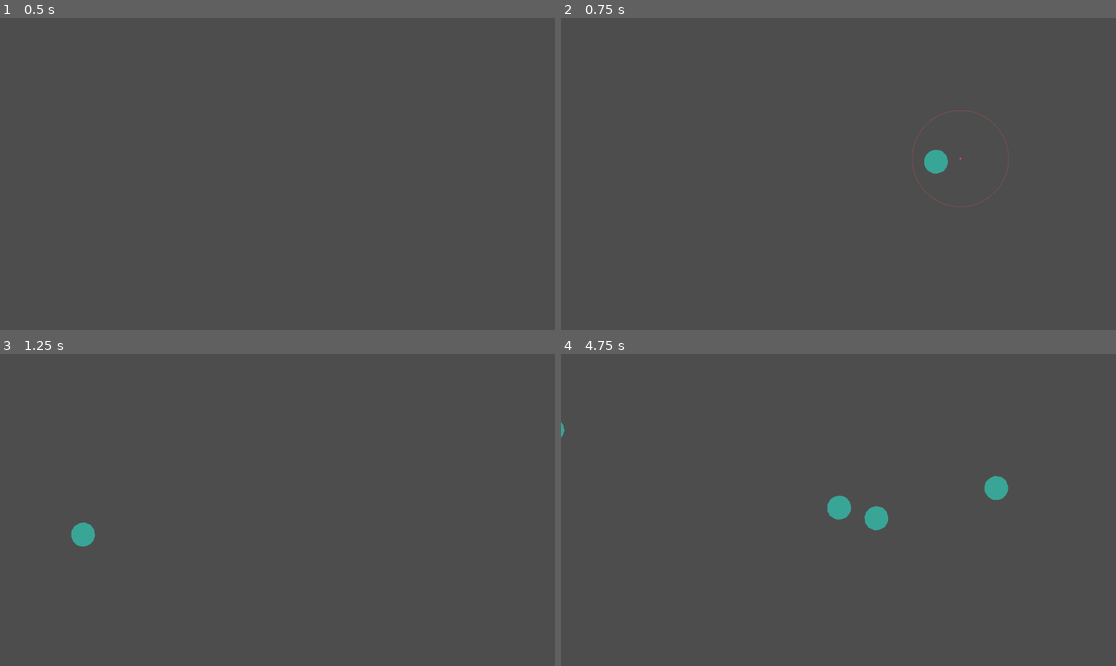
Above: before the commit, frames 1-4 (two rows, left to right).
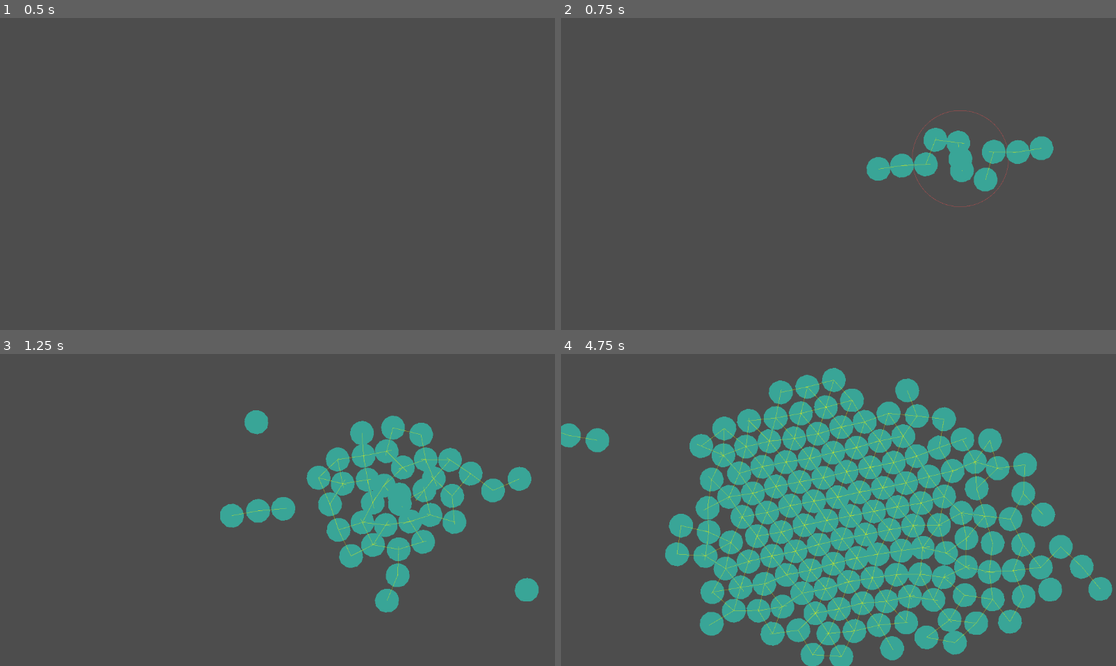
Above: after the commit, the same moments.

Repository: aeriab/testing-joints
Game: Godot game, scene res://game.tscn
The game is run twice, just before and just after one commit, with the same random seed, the same clock (stepped at 60 frames per second) and the same inputs.
Inputs (mouse positions are in pixels of both pictures, inside the frame that each line leads up to):
- Up to frame 1 (0.5 s): no input
- Up to frame 2 (0.75 s): tap Enter at 0.5 s; move the mouse to (960, 158) at 0.52 s; hold T (spawn) from 0.53 s (still down); click (960, 158) at 0.67 s
- Up to frame 3 (1.25 s): keep holding T (spawn)
- Up to frame 4 (4.75 s): move the mouse to (727, 525) at 1.27 s; release T (spawn) at 1.28 s; tap T (spawn) at 1.35, 2.85, 4.35 s; click (727, 525) at 1.42 s; move the mouse to (894, 441) at 2.02 s; hold T (spawn) 2.03-2.78 s; click (894, 441) at 2.17 s; move the mouse to (810, 572) at 2.77 s; click (810, 572) at 2.92 s; move the mouse to (1005, 556) at 3.52 s; hold T (spawn) 3.53-4.28 s; click (1005, 556) at 3.67 s; move the mouse to (672, 463) at 4.27 s; click (672, 463) at 4.42 s

Frame 1 is identical in both runs. In frame 2, 2.7% of the frame differs, in the area x 55-89%, y 35-56%; in frame 3, 10%; in frame 4, 38%, in the area x 0-100%, y 4-100%.

Commit message:
Very cool, but pressure in the middle adds up

Diff:
--- a/spawn_rigid_bodies.gd
+++ b/spawn_rigid_bodies.gd
@@ -5,7 +5,7 @@
 var stone: Stone
 
 func _process(delta: float) -> void:
-	if Input.is_action_just_pressed("spawn"):
+	if Input.is_action_pressed("spawn"):
 		stone = stone_scene.instantiate() as Stone
 		stone.global_position = get_global_mouse_position()
 		get_parent().add_child(stone)
--- a/stone.tscn
+++ b/stone.tscn
@@ -22,6 +22,7 @@
 script = ExtResource("1_6s6ed")
 rope_joint_scene = ExtResource("2_rq0vd")
 separation = 20.0
+spring_stiffness = 100.0
 
 [node name="CollisionShape2D" type="CollisionShape2D" parent="." unique_id=2017897169]
 shape = SubResource("CircleShape2D_mwb40")
